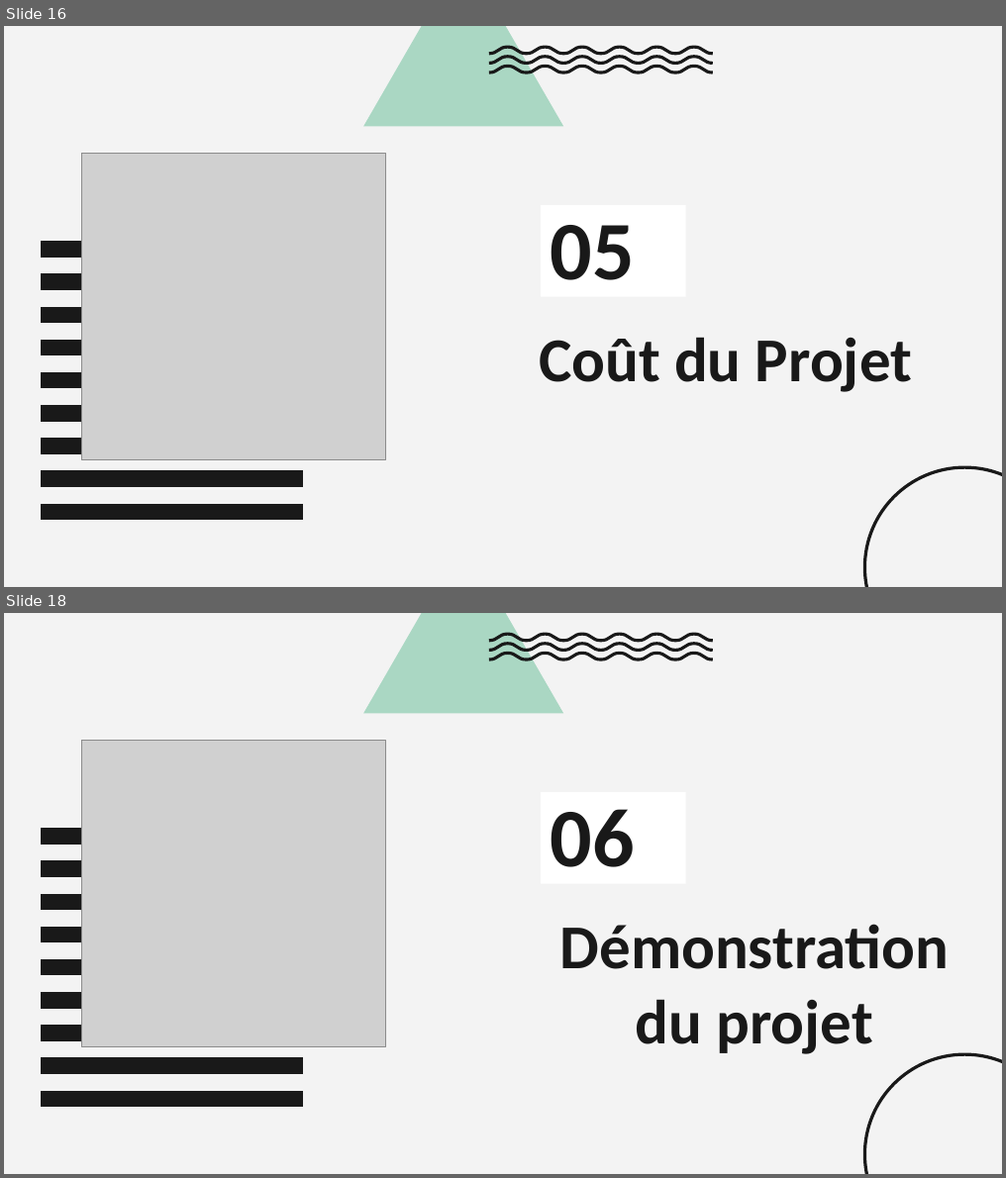
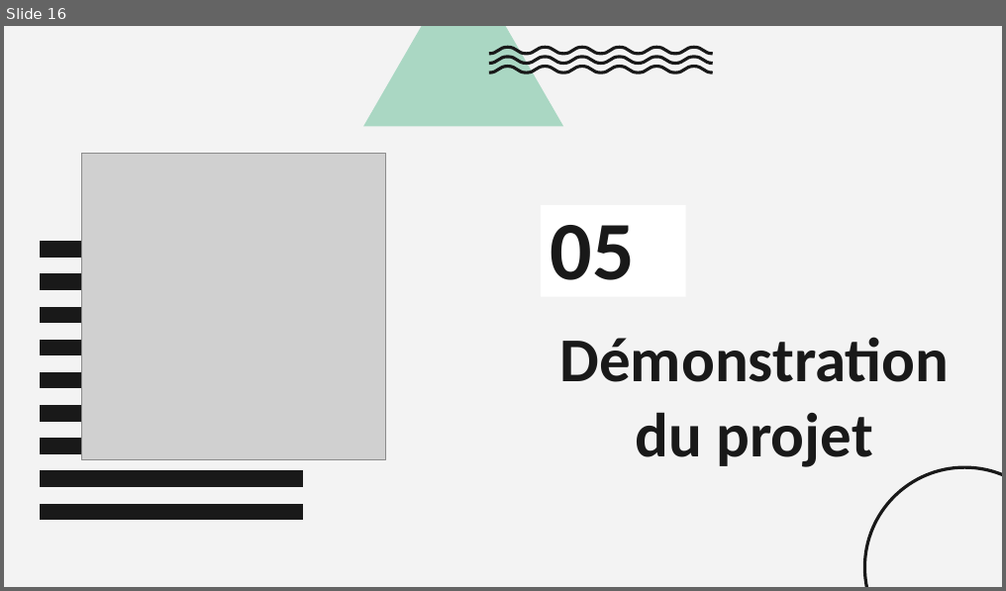
Before and after one commit to KiadyManohisoa/Dry_Fruits-project, a slide deck: documents/slides-mini-soutenances.pptx. Shown one above the other, each under a label of ours: slides 16 and 18 before the commit, slide 16 after it; the slides between them are not shown. The pictures are 1006x1178 and 1006x591 pixels, drawn with LibreOffice and Linux fonts; fonts in the diff are those of the drawing; grey boxes stand for pictures. Boxes give left, top, right and bottom in pixels: in the first picture for what was removed or moved away, otherwise in the second. Text is boxed around its words. In the diff, an @@ line names an element or a change of style, - is before the commit and + after.

```diff
--- a/documents/slides-mini-soutenances.pptx
+++ b/documents/slides-mini-soutenances.pptx
@@ slide 18 removed at (x1=4, y1=613, x2=1002, y2=1174), background #F3F3F3; not listed: 1 template element that a slide beside it also shows @@
@@ group removed at (x1=363, y1=613, x2=713, y2=714): 4 freeform shapes @@
@@ picture removed at (x1=82, y1=741, x2=386, y2=1047) @@
@@ title removed at (x1=541, y1=791, x2=686, y2=883) @@
-06
@@ title removed at (x1=560, y1=924, x2=948, y2=1055) @@
-Démonstration du projet
@@ group removed at (x1=40, y1=829, x2=302, y2=1107): 9 freeform shapes @@
@@ slide 16 changed as well @@
@@ title at (x1=560, y1=337, x2=948, y2=468): text changed @@
-Coût du Projet
+Démonstration du projet
```
Also in this commit, not shown: 15 other slides changed, 1 other slide removed, 12 other files.
